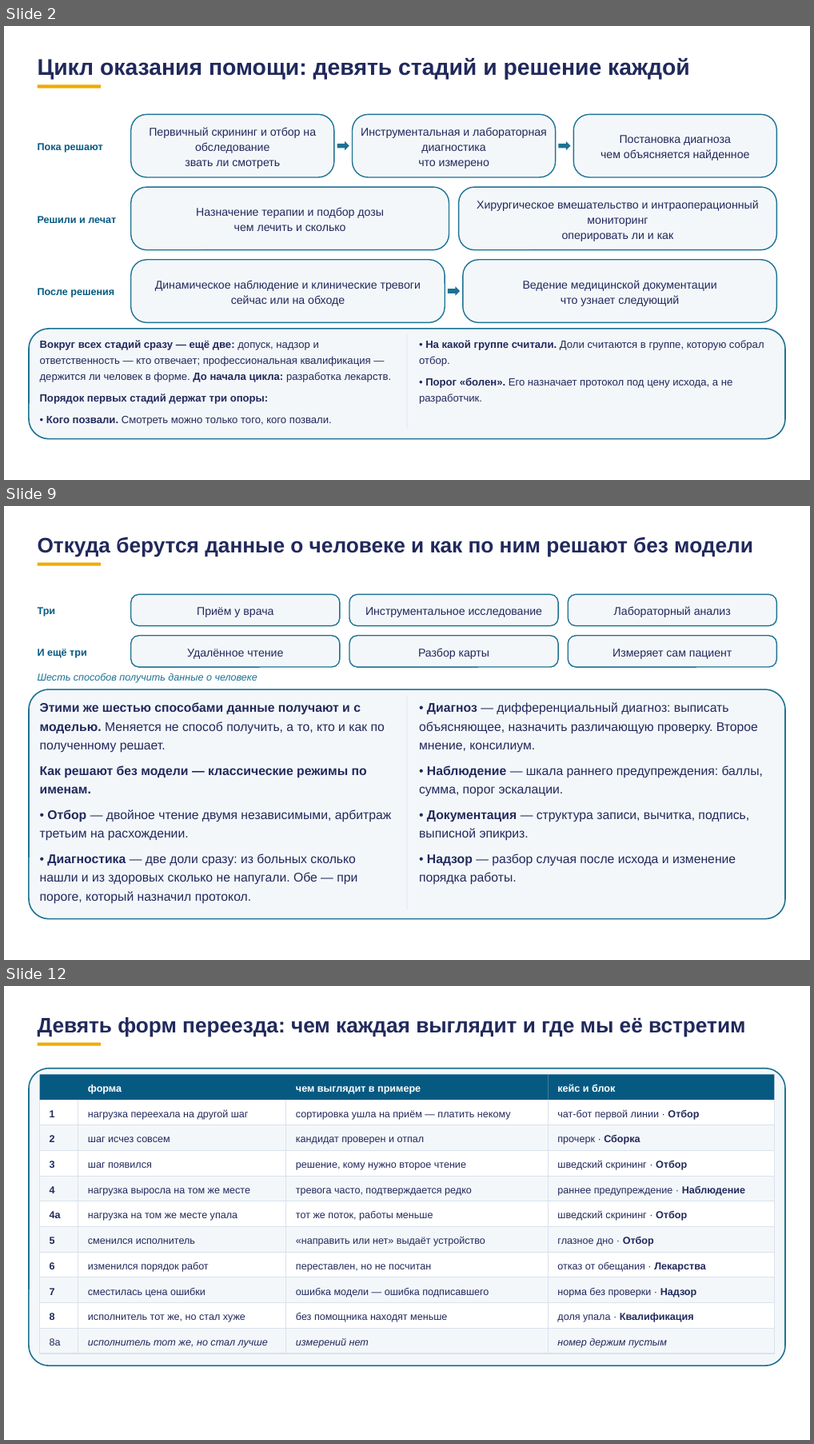
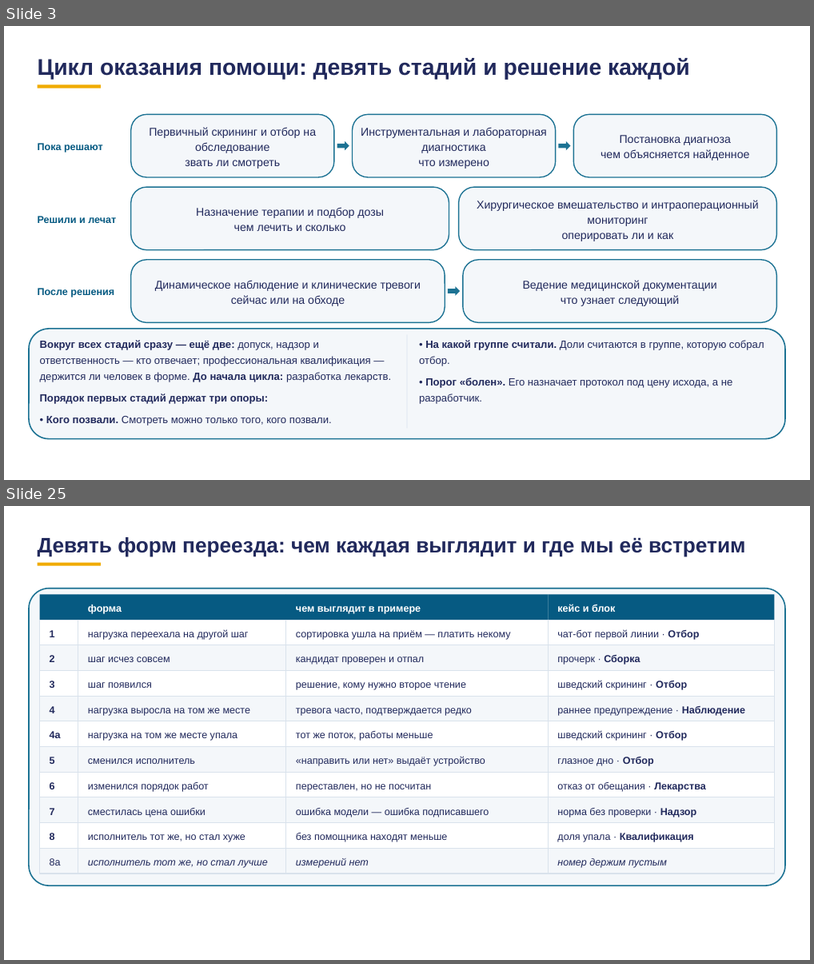
Before and after one commit to tellina-study/AI-usage-lessons, a slide deck: library/lectures/lec-07/rework/deck/lec-07-karkas.pptx. Shown one above the other, each under a label of ours: slides 2, 9 and 12 before the commit, slides 3 and 25 after it; the slides between them are not shown. The pictures are 814x1444 and 814x964 pixels, drawn with LibreOffice and Linux fonts; fonts in the diff are those of the drawing. Boxes give left, top, right and bottom in pixels: in the first picture for what was removed or moved away, otherwise in the second. Text is boxed around its words. In the diff, an @@ line names an element or a change of style, - is before the commit and + after.

```diff
--- a/library/lectures/lec-07/rework/deck/lec-07-karkas.pptx
+++ b/library/lectures/lec-07/rework/deck/lec-07-karkas.pptx
@@ slide 9 removed at [4,506,810,960], background #FFFFFF @@
@@ text removed at [38,537,754,557] @@
-Откуда берутся данные о человеке и как по ним решают без модели
@@ rectangle removed at [38,562,101,566] @@
@@ rounded rectangle removed at [131,594,340,626] @@
@@ rounded rectangle removed at [350,594,558,626] @@
@@ rounded rectangle removed at [569,594,777,626] @@
@@ text removed at [38,607,56,616] @@
-Три
@@ text removed at [197,607,274,617] @@
-Приём у врача
@@ text removed at [366,607,543,617] @@
-Инструментальное исследование
@@ text removed at [614,606,731,617] @@
-Лабораторный анализ
@@ text removed at [38,648,87,658] @@
-И ещё три
@@ rounded rectangle removed at [131,636,340,667] @@
@@ text removed at [187,648,283,659] @@
-Удалённое чтение
@@ rounded rectangle removed at [350,636,558,667] @@
@@ text removed at [418,648,490,659] @@
-Разбор карты
@@ rounded rectangle removed at [569,636,777,667] @@
@@ text removed at [613,648,733,659] @@
-Измеряет сам пациент
@@ text removed at [38,673,258,683] @@
-Шесть способов получить данные о человеке
@@ rounded rectangle removed at [29,689,786,919] @@
@@ rectangle removed at [407,696,407,909] @@
@@ text removed at [40,702,392,904] @@
-Этими же шестью способами данные получают и с моделью. Меняется не способ получить, а то, кто и как по полученному решает.
-Как решают без модели — классические режимы по именам.
-• Отбор — двойное чтение двумя независимыми, арбитраж третьим на расхождении.
-• Диагностика — две доли сразу: из больных сколько нашли и из здоровых сколько не напугали. Обе — при пороге, который назначил протокол.
@@ text removed at [419,702,763,884] @@
-• Диагноз — дифференциальный диагноз: выписать объясняющее, назначить различающую проверку. Второе мнение, консилиум.
-• Наблюдение — шкала раннего предупреждения: баллы, сумма, порог эскалации.
-• Документация — структура записи, вычитка, подпись, выписной эпикриз.
-• Надзор — разбор случая после исхода и изменение порядка работы.
@@ what was slide 2 is now slide 3 @@
@@ what was slide 12 is now slide 25 @@
```
Also in this commit, not shown: 4 slides changed, 2 slides added, 4 other slides removed, 38 other files.
